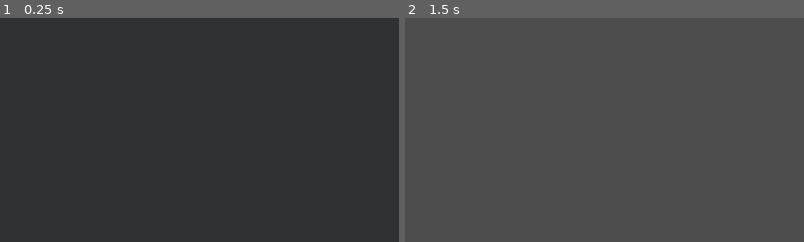
Above: before the commit, frames 1-2 (left to right).
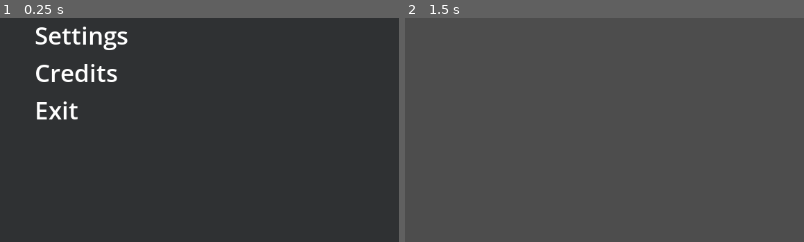
Above: after the commit, the same moments.

Repository: ioannoid/volatile-game-jam
Game: Godot game, scene res://main.tscn
Same seed, same stepped clock (60 frames per second), same inputs: the game is played once before the commit and once after it.
Inputs (mouse positions are % of the whole screen's width and height, from its top left):
- Up to frame 1 (0.25 s): no input
- Up to frame 2 (1.5 s): tap Enter at 0.5 s; move the mouse to (12, 22) at 0.52 s; hold D (move_right) 0.53-1.28 s; click (12, 22) at 0.67 s; move the mouse to (30, 55) at 1.27 s; hold S (move_down) from 1.28 s (still down); click (30, 55) at 1.42 s
The pictures show only the part of the screen within x 0-50%, y 35-85%; the shares and areas given below are measured in that part.

The runs differ from the first frame. In frame 1, 2.1% of the frame differs, in the area x 8-33%, y 3-46%; in frame 2, nothing differs.

Commit message:
mmb fr

Diff:
--- a/game/main_menu.tscn
+++ b/game/main_menu.tscn
@@ -67,6 +67,32 @@
 autowrap_mode = 0
 script = ExtResource("2_uimo6")
 
+[node name="Settings" type="RichTextLabel" parent="MarginContainer/HBoxContainer/VBoxContainer/MenuItems"]
+layout_mode = 2
+theme_override_font_sizes/normal_font_size = 35
+text = "Settings
+"
+fit_content = true
+autowrap_mode = 0
+script = ExtResource("2_uimo6")
+
+[node name="Credits" type="RichTextLabel" parent="MarginContainer/HBoxContainer/VBoxContainer/MenuItems"]
+layout_mode = 2
+theme_override_font_sizes/normal_font_size = 35
+text = "Credits
+"
+fit_content = true
+autowrap_mode = 0
+script = ExtResource("2_uimo6")
+
+[node name="Exit" type="RichTextLabel" parent="MarginContainer/HBoxContainer/VBoxContainer/MenuItems"]
+layout_mode = 2
+theme_override_font_sizes/normal_font_size = 35
+text = "Exit"
+fit_content = true
+autowrap_mode = 0
+script = ExtResource("2_uimo6")
+
 [node name="CenterContainer" type="CenterContainer" parent="MarginContainer/HBoxContainer"]
 layout_mode = 2
 
@@ -74,3 +100,9 @@
 [connection signal="mouse_exited" from="MarginContainer/HBoxContainer/VBoxContainer/MenuItems/NewGame" to="MarginContainer/HBoxContainer/VBoxContainer/MenuItems/NewGame" method="_on_mouse_exited"]
 [connection signal="mouse_entered" from="MarginContainer/HBoxContainer/VBoxContainer/MenuItems/Continue" to="MarginContainer/HBoxContainer/VBoxContainer/MenuItems/Continue" method="_on_mouse_entered"]
 [connection signal="mouse_exited" from="MarginContainer/HBoxContainer/VBoxContainer/MenuItems/Continue" to="MarginContainer/HBoxContainer/VBoxContainer/MenuItems/Continue" method="_on_mouse_exited"]
+[connection signal="mouse_entered" from="MarginContainer/HBoxContainer/VBoxContainer/MenuItems/Settings" to="MarginContainer/HBoxContainer/VBoxContainer/MenuItems/Settings" method="_on_mouse_entered"]
+[connection signal="mouse_exited" from="MarginContainer/HBoxContainer/VBoxContainer/MenuItems/Settings" to="MarginContainer/HBoxContainer/VBoxContainer/MenuItems/Settings" method="_on_mouse_exited"]
+[connection signal="mouse_entered" from="MarginContainer/HBoxContainer/VBoxContainer/MenuItems/Credits" to="MarginContainer/HBoxContainer/VBoxContainer/MenuItems/Credits" method="_on_mouse_entered"]
+[connection signal="mouse_exited" from="MarginContainer/HBoxContainer/VBoxContainer/MenuItems/Credits" to="MarginContainer/HBoxContainer/VBoxContainer/MenuItems/Credits" method="_on_mouse_exited"]
+[connection signal="mouse_entered" from="MarginContainer/HBoxContainer/VBoxContainer/MenuItems/Exit" to="MarginContainer/HBoxContainer/VBoxContainer/MenuItems/Exit" method="_on_mouse_entered"]
+[connection signal="mouse_exited" from="MarginContainer/HBoxContainer/VBoxContainer/MenuItems/Exit" to="MarginContainer/HBoxContainer/VBoxContainer/MenuItems/Exit" method="_on_mouse_exited"]
